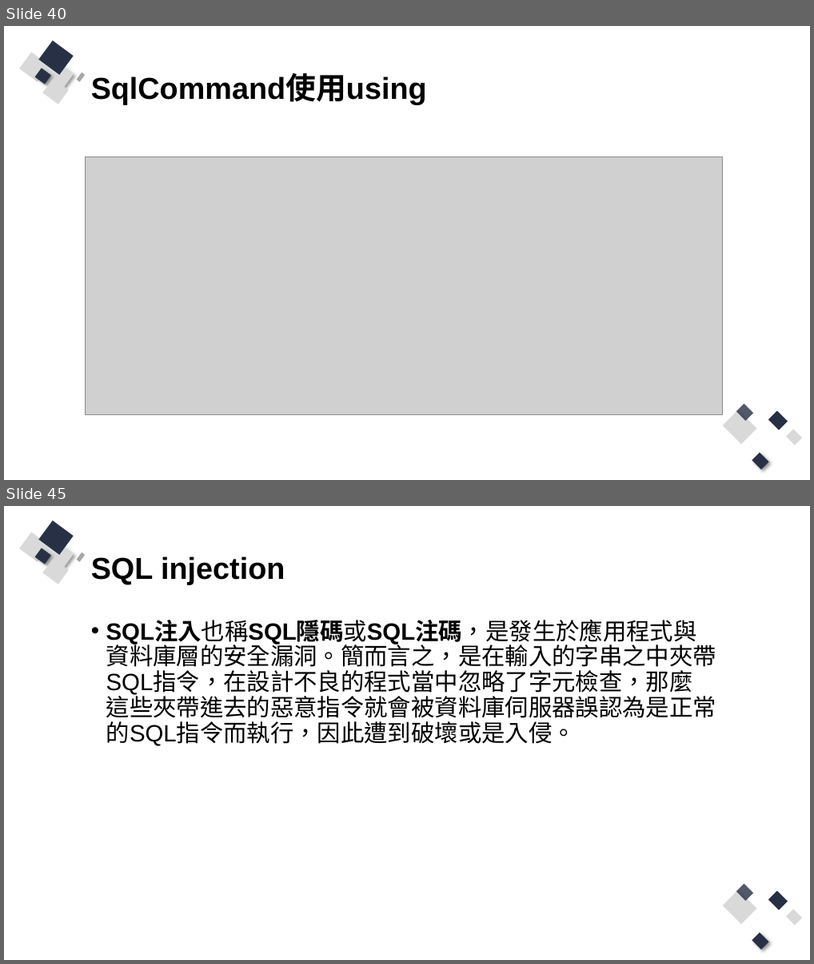
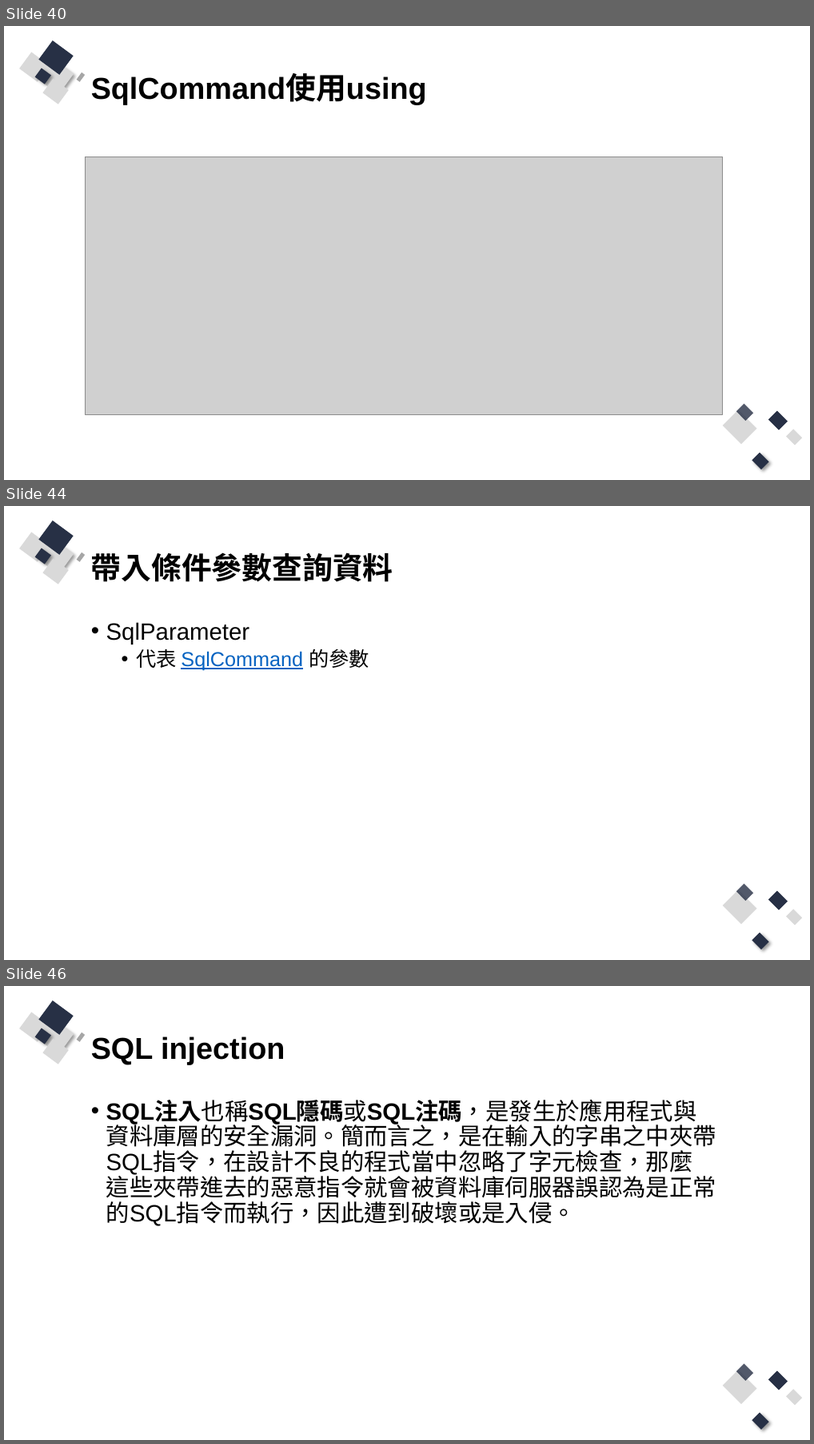
Before and after one commit to Q81JIAXIONG/-, a slide deck: 投影片/3.網站程式與資料庫溝通、互動.pptx. Shown one above the other, each under a label of ours: slides 40 and 45 before the commit, slides 40, 44 and 46 after it; the slides between them are not shown. The pictures are 814x964 and 814x1444 pixels, drawn with LibreOffice and Linux fonts; fonts in the diff are those of the drawing; grey boxes stand for pictures. Boxes give left, top, right and bottom in pixels: in the first picture for what was removed or moved away, otherwise in the second. Text is boxed around its words. In the diff, an @@ line names an element or a change of style, - is before the commit and + after.

```diff
--- a/投影片/3.網站程式與資料庫溝通、互動.pptx
+++ b/投影片/3.網站程式與資料庫溝通、互動.pptx
@@ slide 44 added at (4,506,810,960), background #FFFFFF; not listed: 13 template elements that a slide beside it also shows @@
@@ title added at (91,552,394,582), 36 pt, text #000000, bold @@
+帶入條件參數查詢資料
@@ text added at (106,622,370,671), 24 pt, text #000000 @@
+• SqlParameter
+  • 代表 SqlCommand 的參數
@@ what was slide 45 is now slide 46 @@
```
Also in this commit, not shown: 6 slides changed, 10 other slides added, 7 slides removed, 11 other files.
